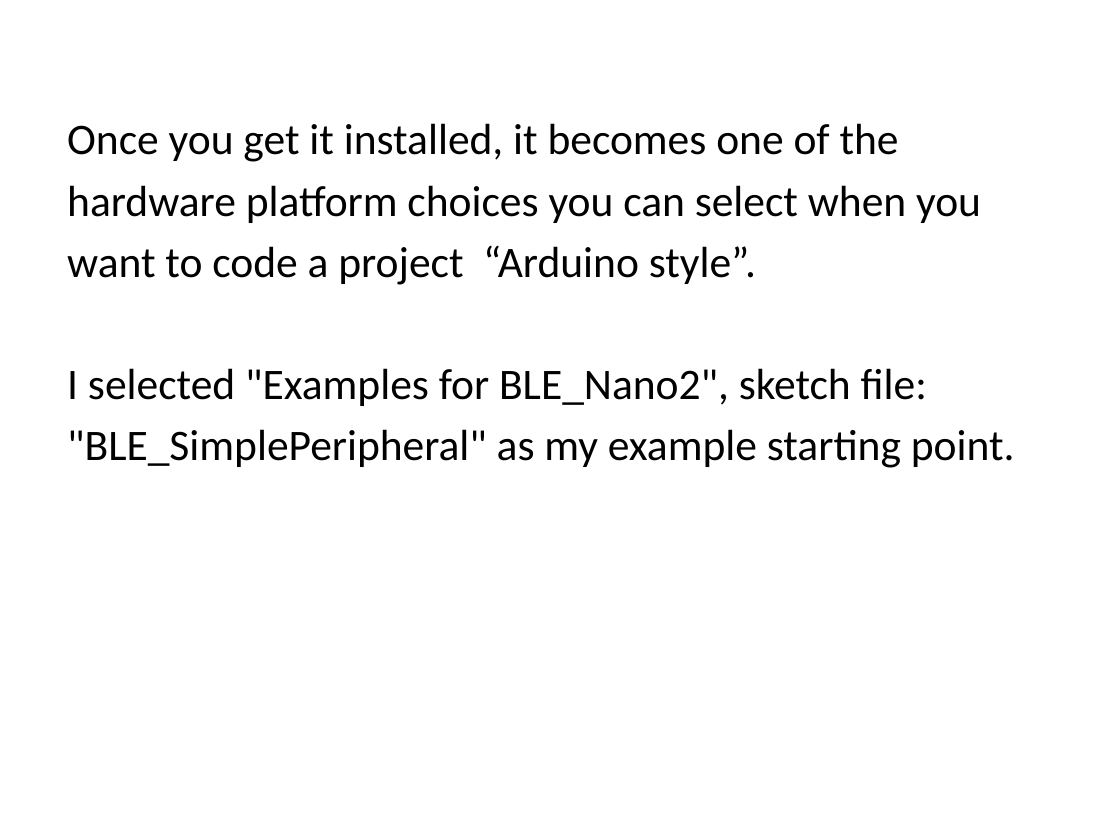
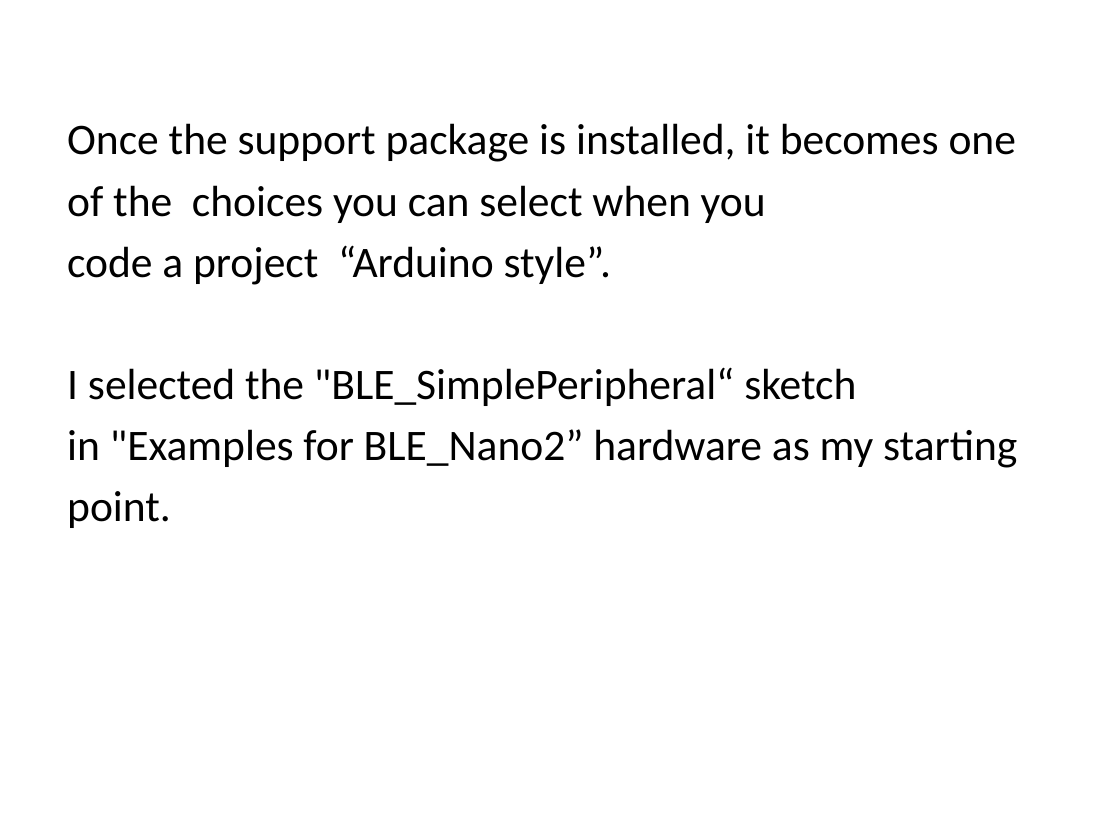
Before and after one commit to jmkuss/BLE_Nano2_Demo, a slide deck: slide 3 of PresentationCues.pptx. Drawn at 1120x840 pixels with LibreOffice and Linux fonts; fonts in the diff are those of the drawing. Boxes give left, top, right and bottom in pixels: in the first picture for what was removed or moved away, otherwise in the second. Text is boxed around its words. In the diff, an @@ line names an element or a change of style, - is before the commit and + after.

```diff
--- a/PresentationCues.pptx
+++ b/PresentationCues.pptx
@@ text at [67, 123, 1017, 528]: text changed @@
-Once you get it installed, it becomes one of the
-hardware platform choices you can select when you
-want to code a project “Arduino style”.
-I selected "Examples for BLE_Nano2", sketch file:
-"BLE_SimplePeripheral" as my example starting point.
+Once the support package is installed, it becomes one
+of the choices you can select when you
+code a project “Arduino style”.
+I selected the "BLE_SimplePeripheral“ sketch
+in "Examples for BLE_Nano2” hardware as my starting
+point.
```
Also in this commit, not shown: 14 other slides changed, 1 slide removed, 3 other files.
